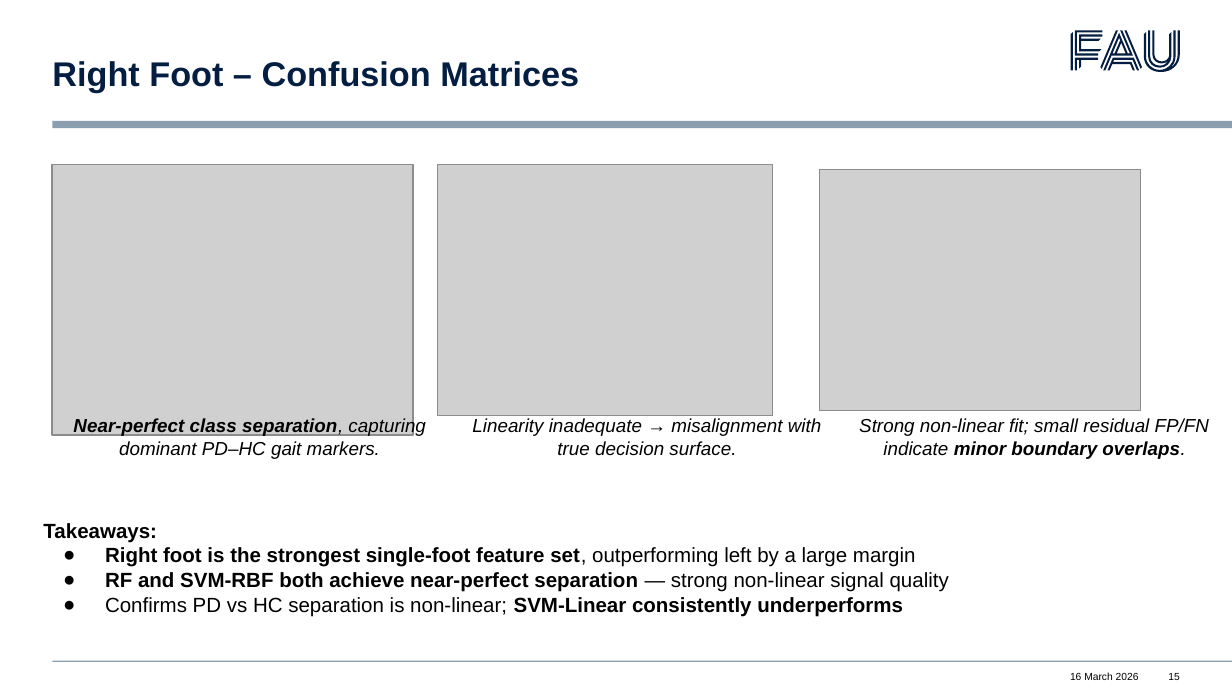
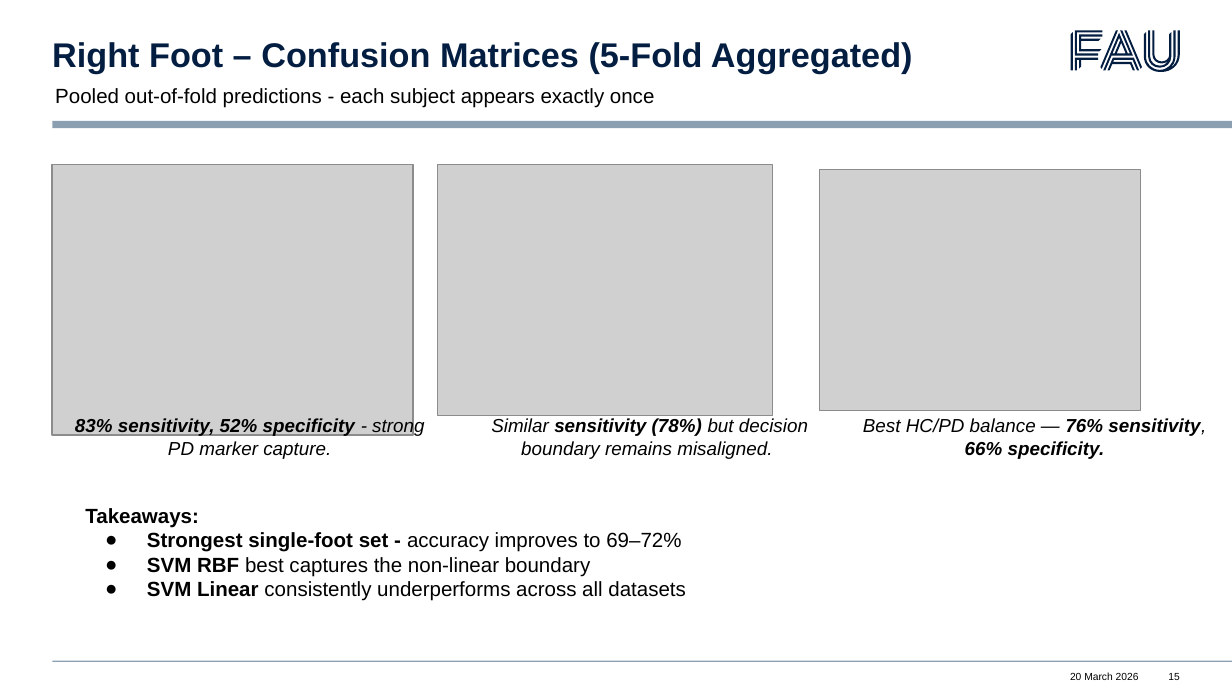
Before and after one commit to saranyab21/Project-Time-Series-SSM-Mamba, a slide deck: slide 15 of reports/ppt/Project Time Series-final.pptx. Drawn at 1232x693 pixels with LibreOffice and Linux fonts; fonts in the diff are those of the drawing; grey boxes stand for pictures; background and template pictures are left out. Boxes give left, top, right and bottom in pixels: in the first picture for what was removed or moved away, otherwise in the second. Text is boxed around its words. In the diff, an @@ line names an element or a change of style, - is before the commit and + after.

Commit message:
fix: replace full-dataset CM with aggregated out-of-fold predictions

```diff
--- a/reports/ppt/Project Time Series-final.pptx
+++ b/reports/ppt/Project Time Series-final.pptx
@@ title at (52,42,913,73): text changed @@
-Right Foot – Confusion Matrices
+Right Foot – Confusion Matrices (5-Fold Aggregated)
@@ text added at (55,88,654,108), 12 pt, text #000000 @@
+Pooled out-of-fold predictions - each subject appears exactly once
@@ text at (75,418,424,459): text changed; bold on @@
-Near-perfect class separation, capturing dominant PD–HC gait markers.
+83% sensitivity, 52% specificity - strong PD marker capture.
@@ text at (491,418,808,459): text changed @@
-Linearity inadequate → misalignment with true decision surface.
+Similar sensitivity (78%) but decision boundary remains misaligned.
@@ text at (863,418,1206,459): text changed; bold on @@
-Strong non-linear fit; small residual FP/FN indicate minor boundary overlaps.
+Best HC/PD balance — 76% sensitivity, 66% specificity.
@@ text "Takeaways:": place and size @@
-text "Takeaways:" at (43,523,949,617)
+text "Takeaways:" at (85,508,685,601)
@@ text at (147,532,685,601): text changed; bold off @@
-● Right foot is the strongest single-foot feature set, outperforming left by a large margin
-● RF and SVM-RBF both achieve near-perfect separation — strong non-linear signal quality
-● Confirms PD vs HC separation is non-linear; SVM-Linear consistently underperforms
+● Strongest single-foot set - accuracy improves to 69–72%
+● SVM RBF best captures the non-linear boundary
+● SVM Linear consistently underperforms across all datasets
@@ text at (1070,672,1139,680): text changed @@
-16 March 2026
+20 March 2026
```
Also in this commit, not shown: 14 other slides changed, 4 other files.
